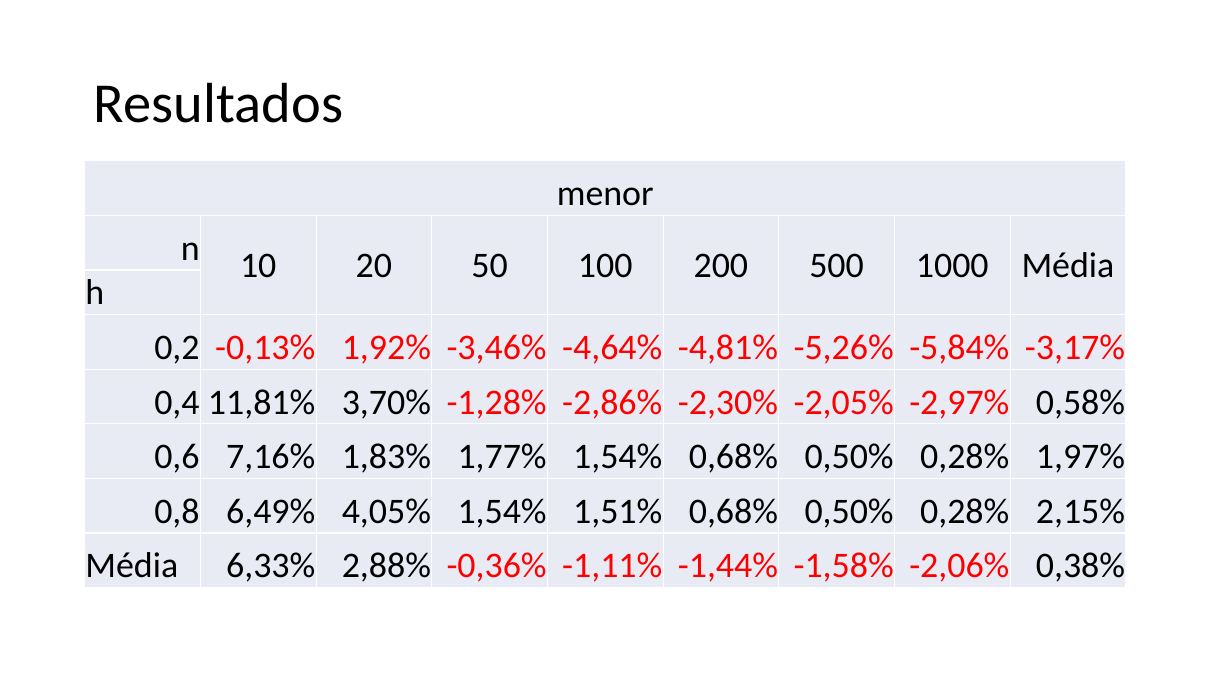
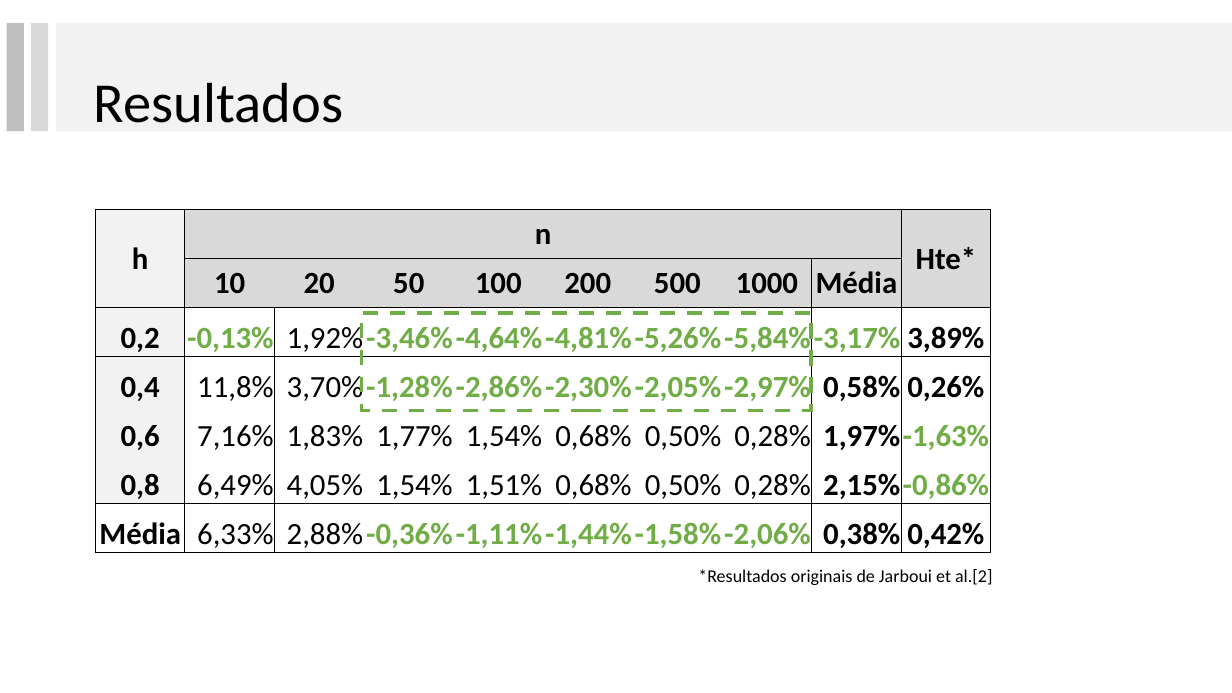
Before and after one commit to lpbiasoto/metaheuristicas, a slide deck: slide 16 of Apresentação 1/apresentação preliminar.pptx (slide 18 before the commit). Drawn at 1232x693 pixels with LibreOffice and Linux fonts; fonts in the diff are those of the drawing. Boxes give left, top, right and bottom in pixels: in the first picture for what was removed or moved away, otherwise in the second. Text is boxed around its words. In the diff, an @@ line names an element or a change of style, - is before the commit and + after.

```diff
--- a/Apresentação 1/apresentação preliminar.pptx
+++ b/Apresentação 1/apresentação preliminar.pptx
@@ rectangle added at (6,23,24,131), fill #BFBFBF @@
@@ rectangle added at (30,23,48,131), fill #D9D9D9 @@
@@ table at (95,209,992,553) @@
-menor |  |  |  |  |  |  |  | 
-n | 10 | 20 | 50 | 100 | 200 | 500 | 1000 | Média
-h |  |  |  |  |  |  |  | 
-0,2 | -0,13% | 1,92% | -3,46% | -4,64% | -4,81% | -5,26% | -5,84% | -3,17%
-0,4 | 11,81% | 3,70% | -1,28% | -2,86% | -2,30% | -2,05% | -2,97% | 0,58%
-0,6 | 7,16% | 1,83% | 1,77% | 1,54% | 0,68% | 0,50% | 0,28% | 1,97%
-0,8 | 6,49% | 4,05% | 1,54% | 1,51% | 0,68% | 0,50% | 0,28% | 2,15%
-Média | 6,33% | 2,88% | -0,36% | -1,11% | -1,44% | -1,58% | -2,06% | 0,38%
+h | n |  |  |  |  |  |  |  | Hte*
+ | 10 | 20 | 50 | 100 | 200 | 500 | 1000 | Média | 
+0,2 | -0,13% | 1,92% | -3,46% | -4,64% | -4,81% | -5,26% | -5,84% | -3,17% | 3,89%
+0,4 | 11,8% | 3,70% | -1,28% | -2,86% | -2,30% | -2,05% | -2,97% | 0,58% | 0,26%
+0,6 | 7,16% | 1,83% | 1,77% | 1,54% | 0,68% | 0,50% | 0,28% | 1,97% | -1,63%
+0,8 | 6,49% | 4,05% | 1,54% | 1,51% | 0,68% | 0,50% | 0,28% | 2,15% | -0,86%
+Média | 6,33% | 2,88% | -0,36% | -1,11% | -1,44% | -1,58% | -2,06% | 0,38% | 0,42%
@@ table: place and size @@
-table at (85,161,1125,587)
+table at (95,209,992,553)
@@ rectangle added at (361,313,811,411), outline #70AD47 3 pt dashed @@
@@ text added at (698,569,992,585), 14 pt, text #000000 @@
+*Resultados originais de Jarboui et al.[2]
```
Also in this commit, not shown: 15 other slides changed, 3 slides added, 2 slides removed.
